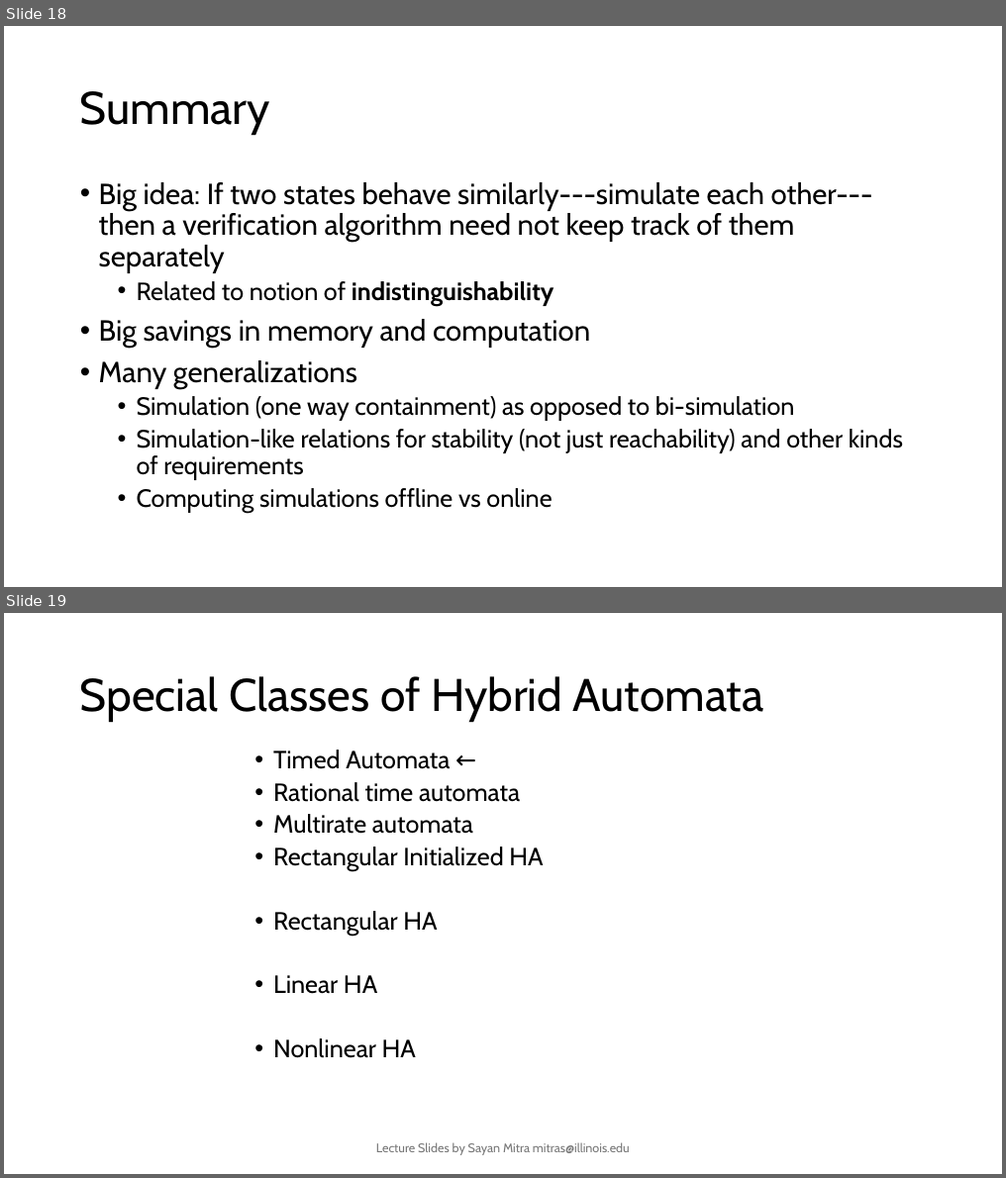
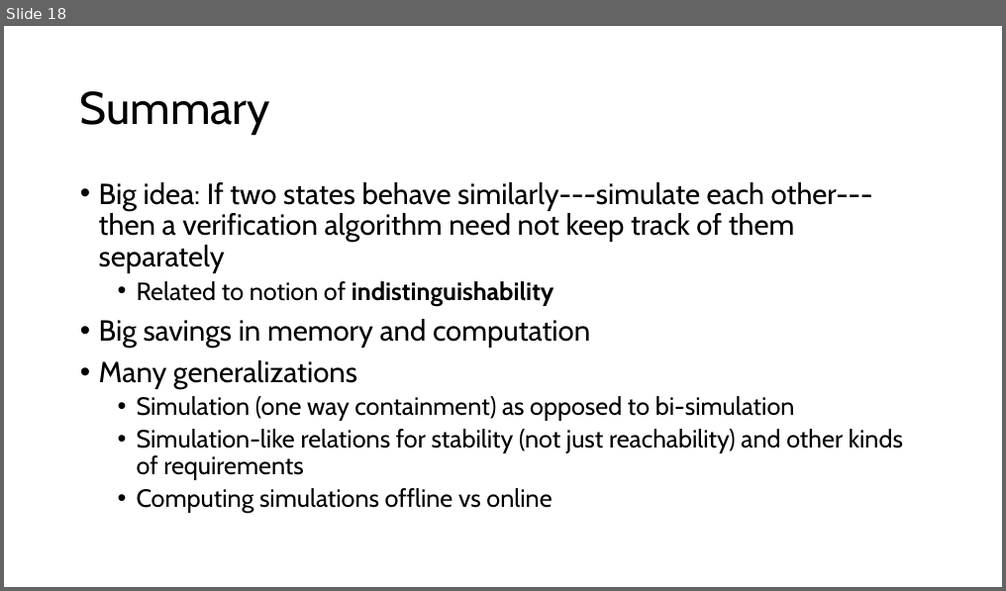
Before and after one commit to sayanmitracode/cpsbooksite, a slide deck: Slides/2025/L15_ITA.pptx. Shown one above the other, each under a label of ours: slides 18 and 19 before the commit, slide 18 after it. The pictures are 1006x1178 and 1006x591 pixels, drawn with LibreOffice and Linux fonts; fonts in the diff are those of the drawing. Boxes give left, top, right and bottom in pixels: in the first picture for what was removed or moved away, otherwise in the second. Text is boxed around its words. In the diff, an @@ line names an element or a change of style, - is before the commit and + after.

```diff
--- a/Slides/2025/L15_ITA.pptx
+++ b/Slides/2025/L15_ITA.pptx
@@ slide 19 removed at [4,613,1002,1174], background #FFFFFF @@
@@ title removed at [80,676,764,722] @@
-Special Classes of Hybrid Automata
@@ text removed at [273,750,543,1059] @@
-  • Timed Automata ←
-  • Rational time automata
-  • Multirate automata
-  • Rectangular Initialized HA
-  • Rectangular HA
-  • Linear HA
-  • Nonlinear HA
@@ text removed at [376,1143,630,1156] @@
-Lecture Slides by Sayan Mitra mitras@illinois.edu
```
Also in this commit, not shown: 24 other slides removed, 4 other files.
